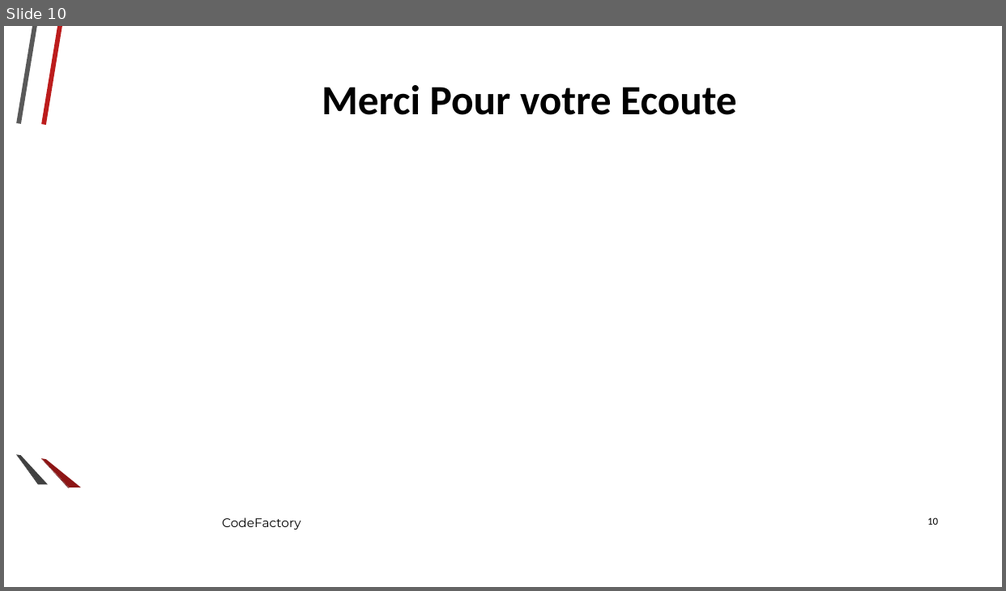
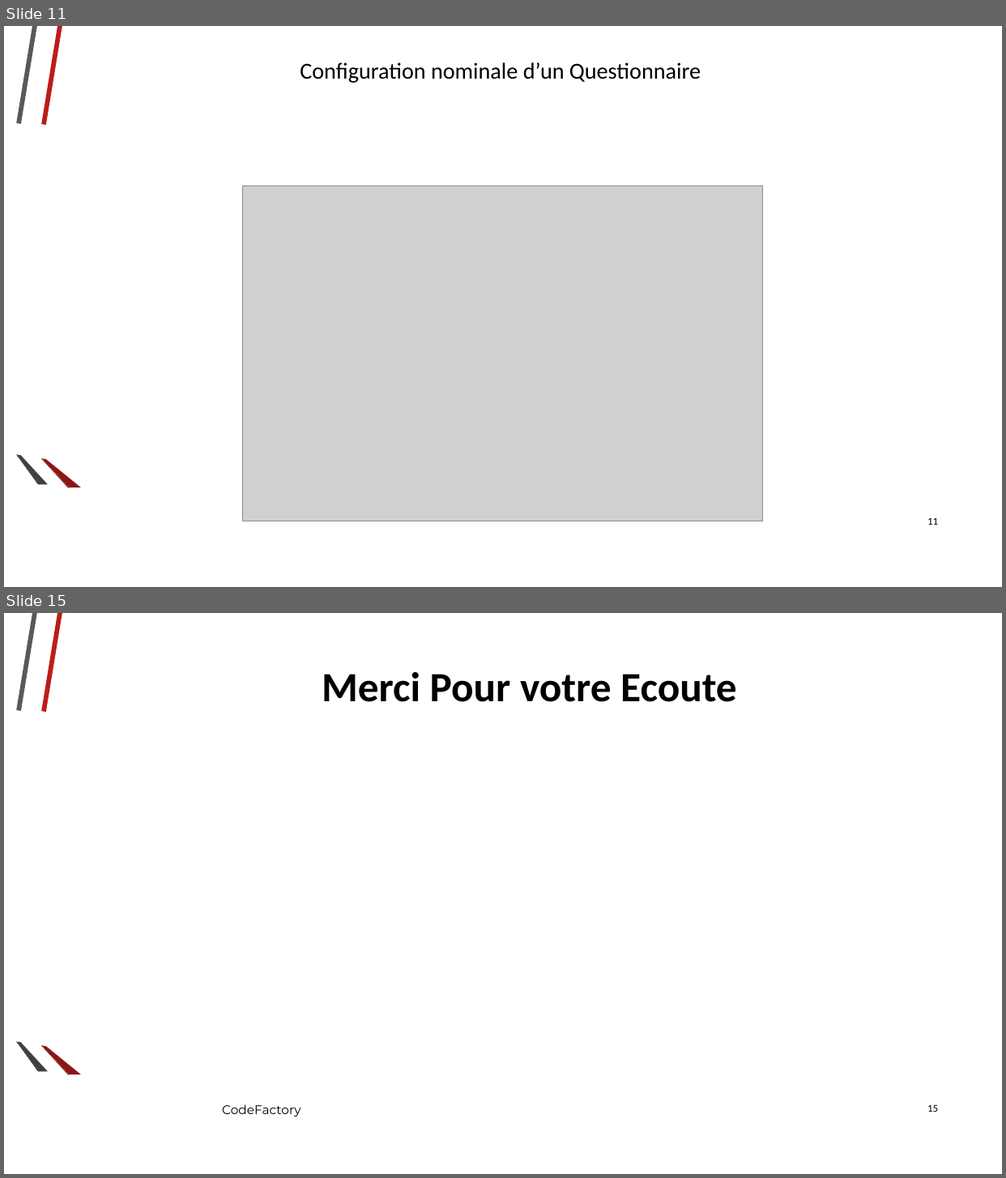
Before and after one commit to Ashmouth/IL, a slide deck: Diaporama/Diaporama2.odp. Shown one above the other, each under a label of ours: slide 10 before the commit, slides 11 and 15 after it; the slides between them are not shown. The pictures are 1006x591 and 1006x1178 pixels, drawn with LibreOffice and Linux fonts; fonts in the diff are those of the drawing; grey boxes stand for pictures; background and template pictures are left out. Boxes give left, top, right and bottom in pixels: in the first picture for what was removed or moved away, otherwise in the second. Text is boxed around its words. In the diff, an @@ line names an element or a change of style, - is before the commit and + after.

```diff
--- a/Diaporama/Diaporama2.odp
+++ b/Diaporama/Diaporama2.odp
@@ slide 11 added at (4, 26, 1002, 587), background picture (left out); not listed: 6 template elements that a slide beside it also shows @@
@@ title added at (300, 62, 701, 83), 22 pt, text #000000 @@
+Configuration nominale d’un Questionnaire
@@ picture added at (243, 186, 763, 522) @@
@@ page number added at (927, 518, 938, 525), 10 pt, text #000000 @@
+11
@@ what was slide 10 is now slide 15 @@
@@ page number at (927, 1105, 938, 1112): text changed @@
-10
+15
```
Also in this commit, not shown: 5 slides changed, 6 other slides added, 2 slides removed.
